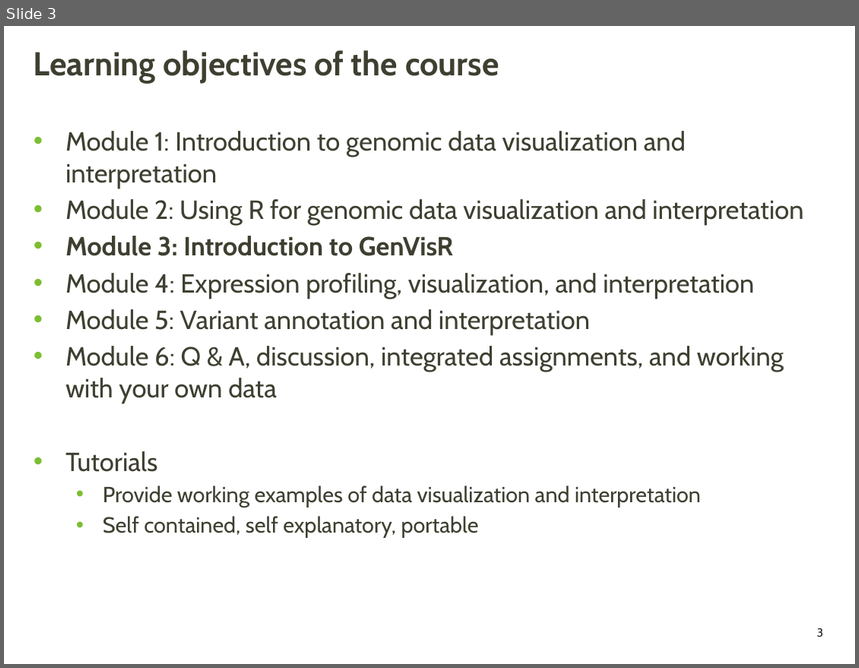
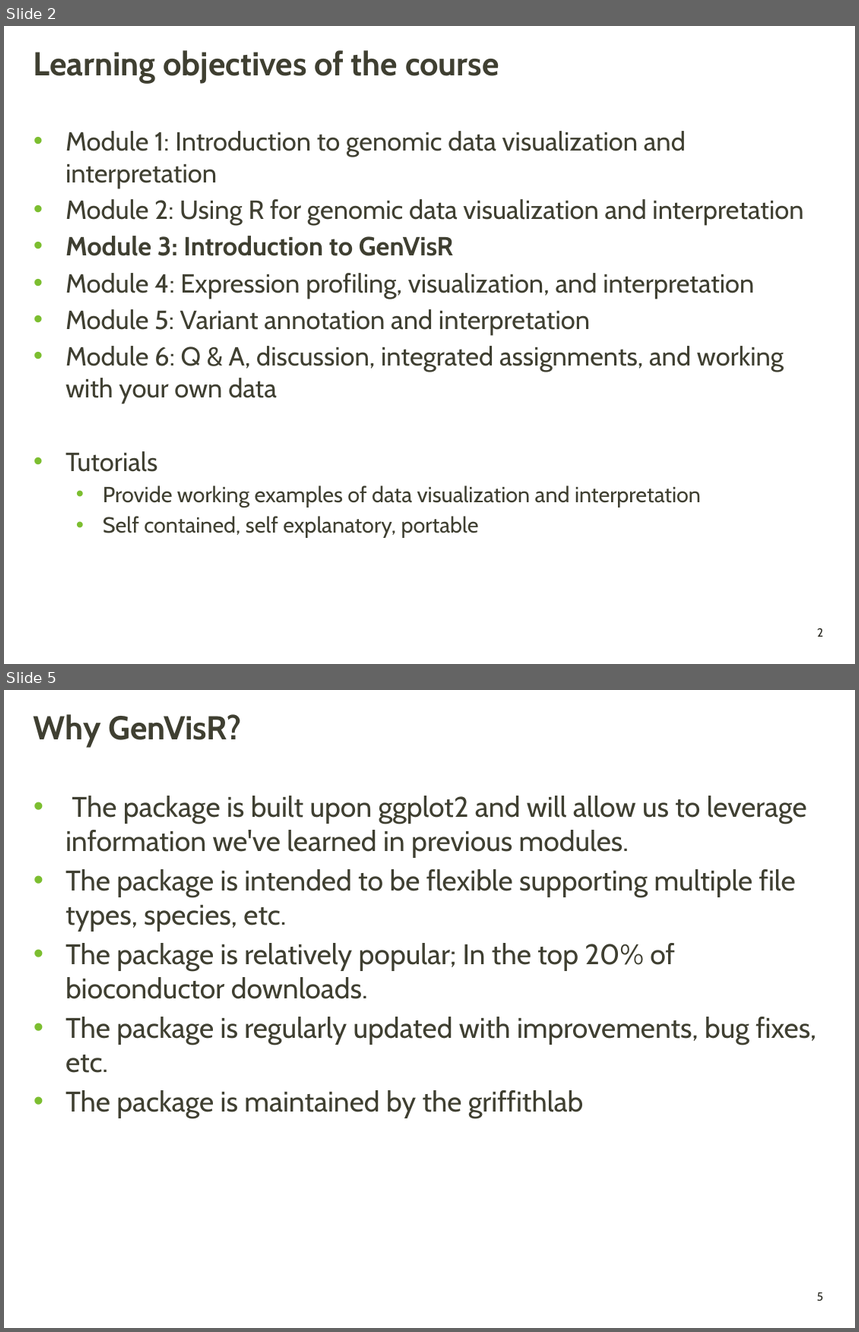
Before and after one commit to griffithlab/genviz.org, a slide deck: lectures/GenViz_Module3_Lecture.pptx. Shown one above the other, each under a label of ours: slide 3 before the commit, slides 2 and 5 after it; the slides between them are not shown. The pictures are 859x668 and 859x1332 pixels, drawn with LibreOffice and Linux fonts; fonts in the diff are those of the drawing; background and template pictures are left out. Boxes give left, top, right and bottom in pixels: in the first picture for what was removed or moved away, otherwise in the second. Text is boxed around its words. In the diff, an @@ line names an element or a change of style, - is before the commit and + after.

```diff
--- a/lectures/GenViz_Module3_Lecture.pptx
+++ b/lectures/GenViz_Module3_Lecture.pptx
@@ slide 5 added at (4,690,855,1328), background picture (left out); not listed: 1 template element that a slide beside it also shows @@
@@ title added at (34,714,242,748), 28 pt, text #3F3F32, bold @@
+Why GenVisR?
@@ text added at (66,796,816,1119), 24 pt, text #3F3F32 @@
+• The package is built upon ggplot2 and will allow us to leverage information we've learned in previous modules.
+• The package is intended to be flexible supporting multiple file types, species, etc.
+• The package is relatively popular; In the top 20% of bioconductor downloads.
+• The package is regularly updated with improvements, bug fixes, etc.
+• The package is maintained by the griffithlab
@@ what was slide 3 is now slide 2 @@
@@ page number at (817,629,823,637): text changed @@
-3
+2
```
Also in this commit, not shown: 1 slide changed, 15 other slides added, 1 slide removed.
